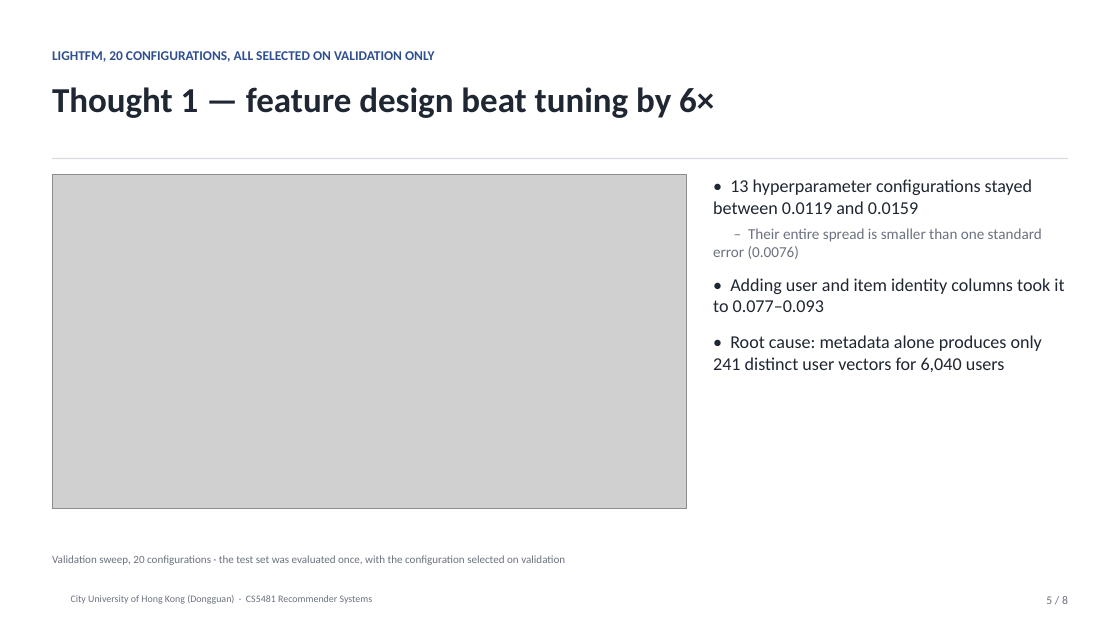
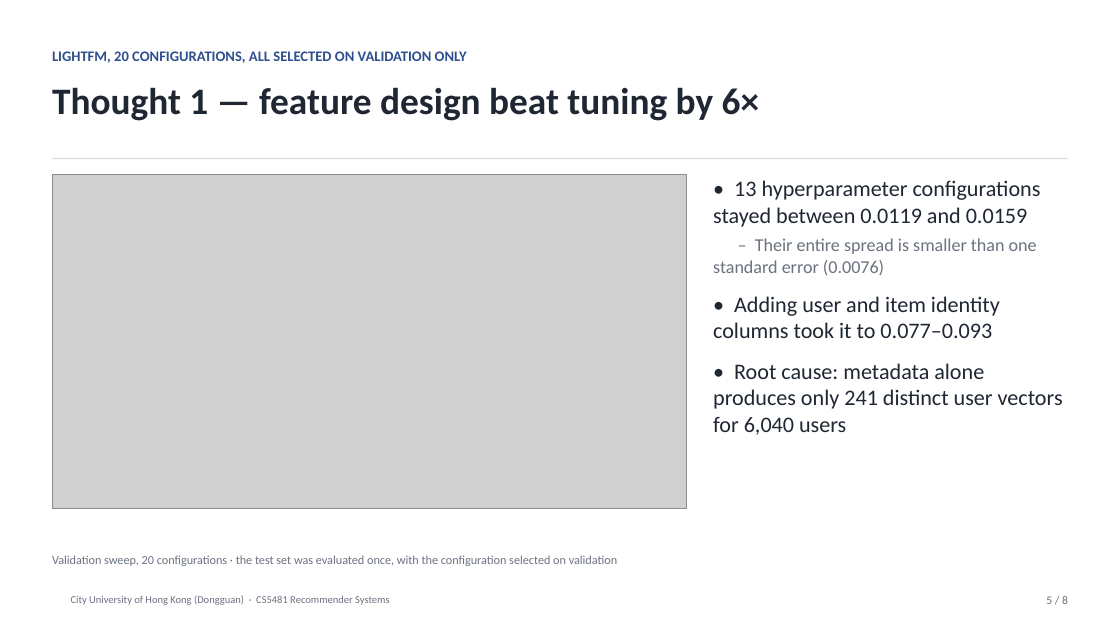
Before and after one commit to toulandeking/cs5481-movielens-recsys, a slide deck: slide 5 of slides/deck.pptx. Drawn at 1120x630 pixels with LibreOffice and Linux fonts; fonts in the diff are those of the drawing; grey boxes stand for pictures; background and template pictures are left out. Boxes give left, top, right and bottom in pixels: in the first picture for what was removed or moved away, otherwise in the second. Text is boxed around its words. In the diff, an @@ line names an element or a change of style, - is before the commit and + after.

Commit message:
feat(demo): complete LightFM metrics via independent recomputation; document demo tables
src/verify_results.py 从 top10_eval 复算 full 指标（LightFM 0.0775/0.0398，LRURec 零误差）；补 results/itemcf 快照；界面表格加列释义；PRESENTATION.md 增加演示段落与 7 条表格 Q&A；deck 正文字号放大并修排版

```diff
--- a/slides/deck.pptx
+++ b/slides/deck.pptx
@@ text "LIGHTFM, 20 CONFIGURATIONS, ALL SELECTED ..." at <box>52,51,467,63</box>: size 11.5 to 12.5 pt @@
@@ text "Thought 1 — feature design ..." at <box>52,87,760,121</box>: size 30 to 32 pt @@
@@ text "• 13 hyperparameter configurations stayed ..." at <box>713,180,1063,435</box>: size 15.5 to 19 pt in "• 13 hyperparameter configurations stayed between 0.0119 ...", "• Adding user and item identity columns ...", "• Root cause: metadata alone produces only ..."; size 13 to 15.5 pt in "– Their entire spread is smaller than ..." @@
@@ text "Validation sweep, 20 configurations · ..." at <box>52,555,617,566</box>: size 9.5 to 10.5 pt @@
@@ text "City University of Hong Kong ..." at <box>71,595,389,605</box>: size 8.5 to 9 pt @@
```
Also in this commit, not shown: 7 other slides changed, 8 other files.
